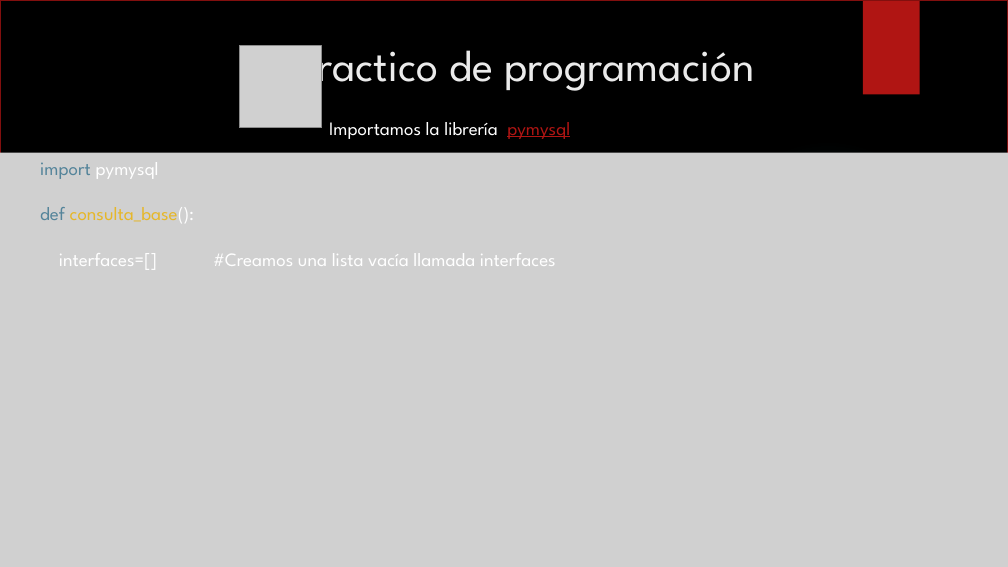
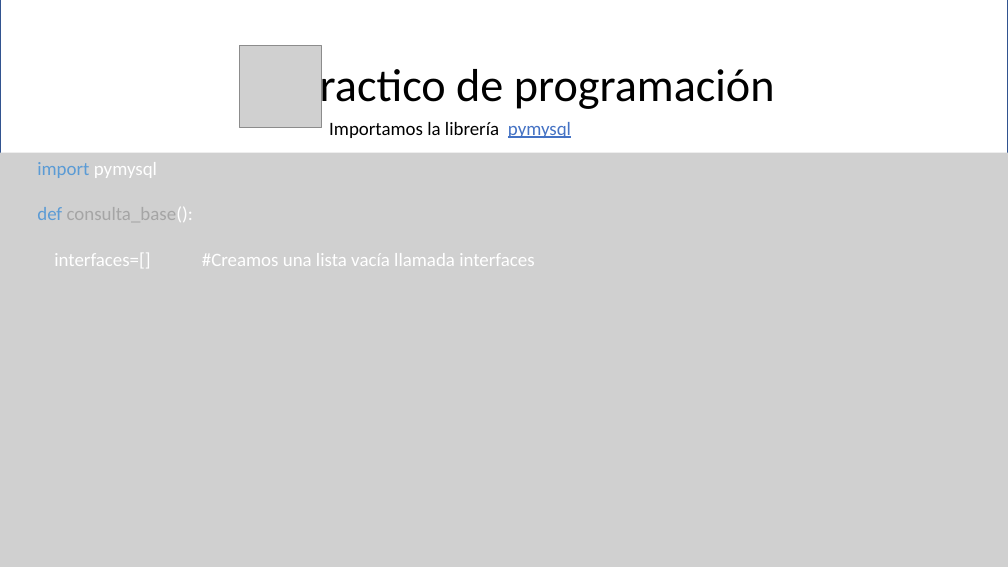
Before and after one commit to fabioandpinto/cursopython-2021, a slide deck: slide 59 of CursoPython.pptx (slide 58 before the commit). Drawn at 1008x567 pixels with LibreOffice and Linux fonts; fonts in the diff are those of the drawing; grey boxes stand for pictures; background and template pictures are left out. Boxes give left, top, right and bottom in pixels: in the first picture for what was removed or moved away, otherwise in the second. Text is boxed around its words. In the diff, an @@ line names an element or a change of style, - is before the commit and + after.

```diff
--- a/CursoPython.pptx
+++ b/CursoPython.pptx
@@ background picture (left out) to #FFFFFF @@
@@ rectangle at box(0, 0, 1008, 567): outline #82100E 1.5 pt to #325491 1 pt @@
@@ rectangle removed at box(863, 0, 920, 95) @@
@@ title "Practico de programación" at box(296, 63, 775, 113): size 42 to 44 pt, font League Spartan to Calibri, text colour #EBEBEB to #000000; line spacing 1 to 0.9; vertical alignment top to middle @@
@@ text "Importamos la librería pymysql" at box(329, 122, 571, 138): font League Spartan to Calibri; text colour #FFFFFF to #000000 in "Importamos la librería"; text colour #B01513 to #4472C4 in "pymysql" @@
@@ ellipse removed at box(712, 138, 944, 371) @@
@@ picture "import pymysql" at box(0, 153, 1008, 567): font League Spartan to Calibri; text colour #54849A to #5B9BD5 in "import", "def"; text colour #E6B729 to #A5A5A5 in "consulta_base():" @@
```
Also in this commit, not shown: 60 other slides changed, 3 slides added, 2 slides removed, 46 other files.
